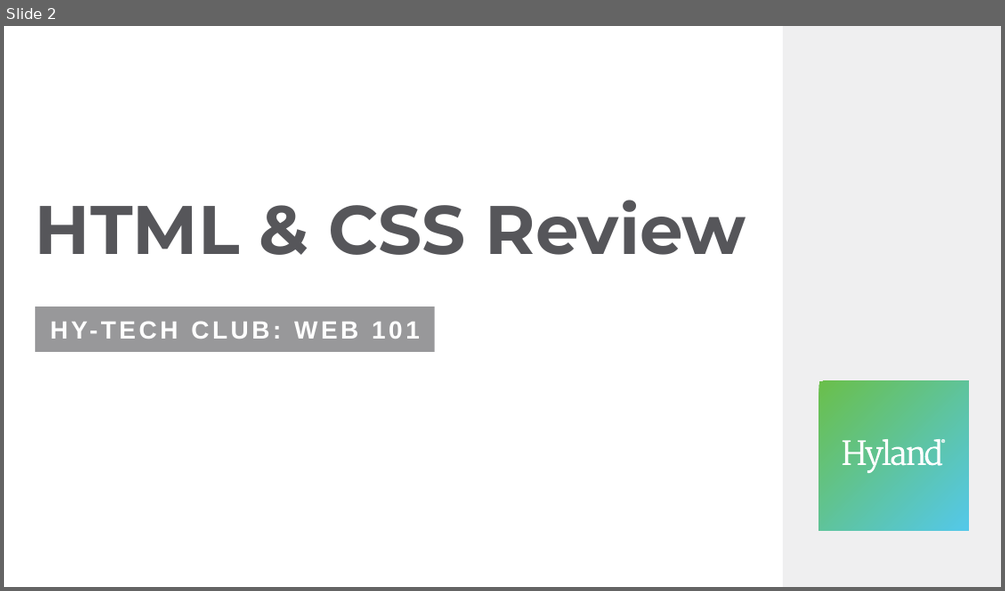
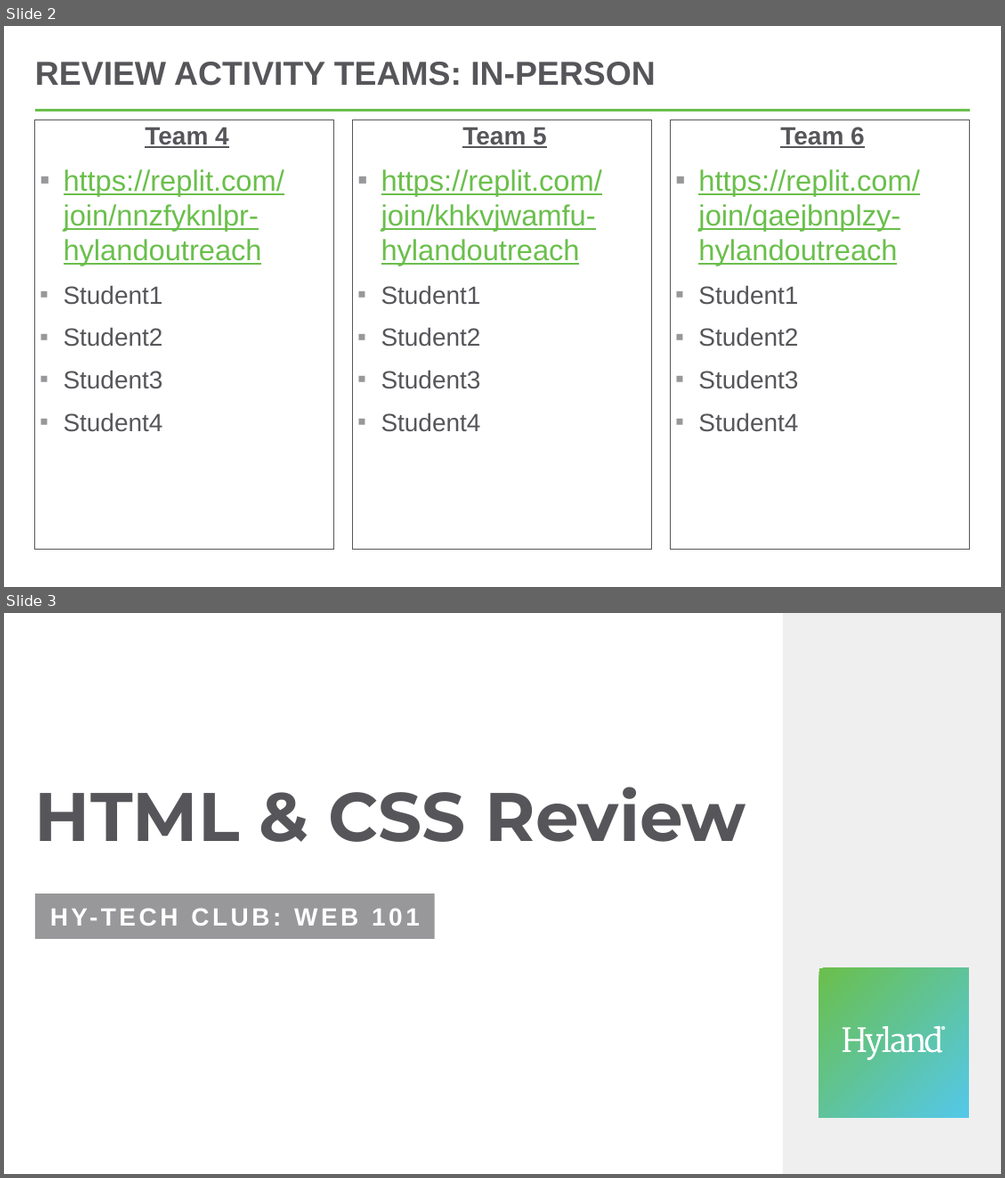
Before and after one commit to hytechclub/web-101, a slide deck: Week06/HtmlCssReviewActivity.pptx. Shown one above the other, each under a label of ours: slide 2 before the commit, slides 2 and 3 after it. The pictures are 1005x591 and 1005x1178 pixels, drawn with LibreOffice and Linux fonts; fonts in the diff are those of the drawing. Boxes give left, top, right and bottom in pixels: in the first picture for what was removed or moved away, otherwise in the second. Text is boxed around its words. In the diff, an @@ line names an element or a change of style, - is before the commit and + after.

Commit message:
wk 6 review new multiplayer links

```diff
--- a/Week06/HtmlCssReviewActivity.pptx
+++ b/Week06/HtmlCssReviewActivity.pptx
@@ slide 2 added at (4, 26, 1001, 587), background #FFFFFF @@
@@ title added at (35, 62, 655, 86), 32 pt, text #56565A, bold @@
+REVIEW ACTIVITY TEAMS: IN-PERSON
@@ line added from (35, 110) to (971, 110), #54C8E8 2.25 pt @@
@@ text added at (35, 119, 334, 549), outline #56565A 0.75 pt, 28 pt, text #6ABF4B, underline @@
+Team 4
+▪ https://replit.com/join/nnzfyknlpr-hylandoutreach
+▪ Student1
+▪ Student2
+▪ Student3
+▪ Student4
@@ text added at (353, 119, 652, 549), outline #56565A 0.75 pt, 28 pt, text #6ABF4B, underline @@
+Team 5
+▪ https://replit.com/join/khkvjwamfu-hylandoutreach
+▪ Student1
+▪ Student2
+▪ Student3
+▪ Student4
@@ text added at (671, 119, 971, 549), outline #56565A 0.75 pt, 28 pt, text #6ABF4B, underline @@
+Team 6
+▪ https://replit.com/join/qaejbnplzy-hylandoutreach
+▪ Student1
+▪ Student2
+▪ Student3
+▪ Student4
@@ what was slide 2 is now slide 3 @@
```
Also in this commit, not shown: 1 slide changed.
